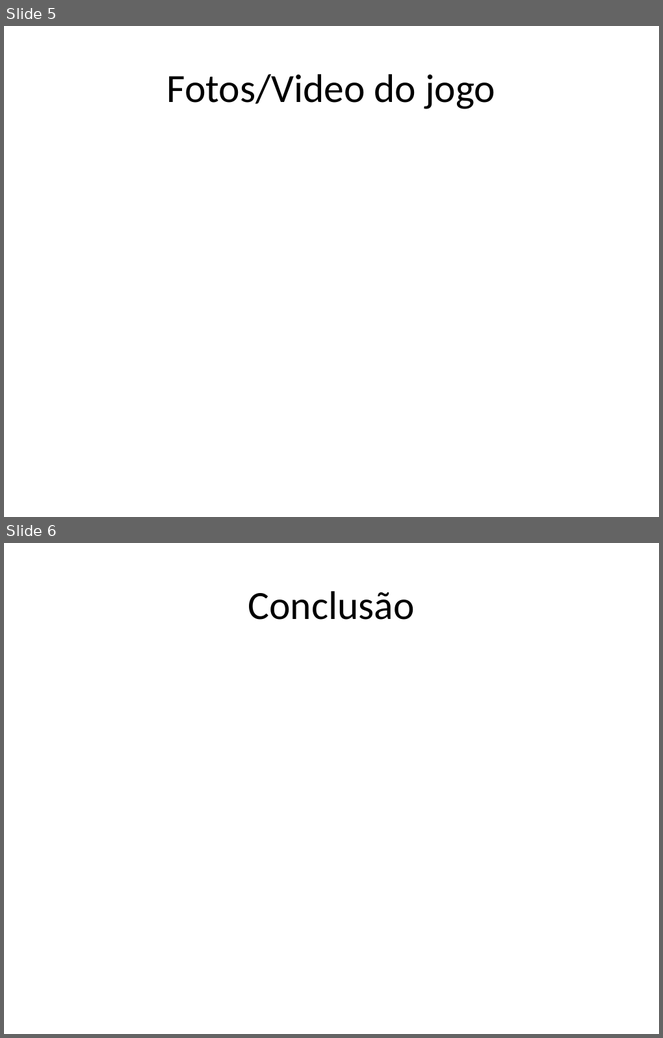
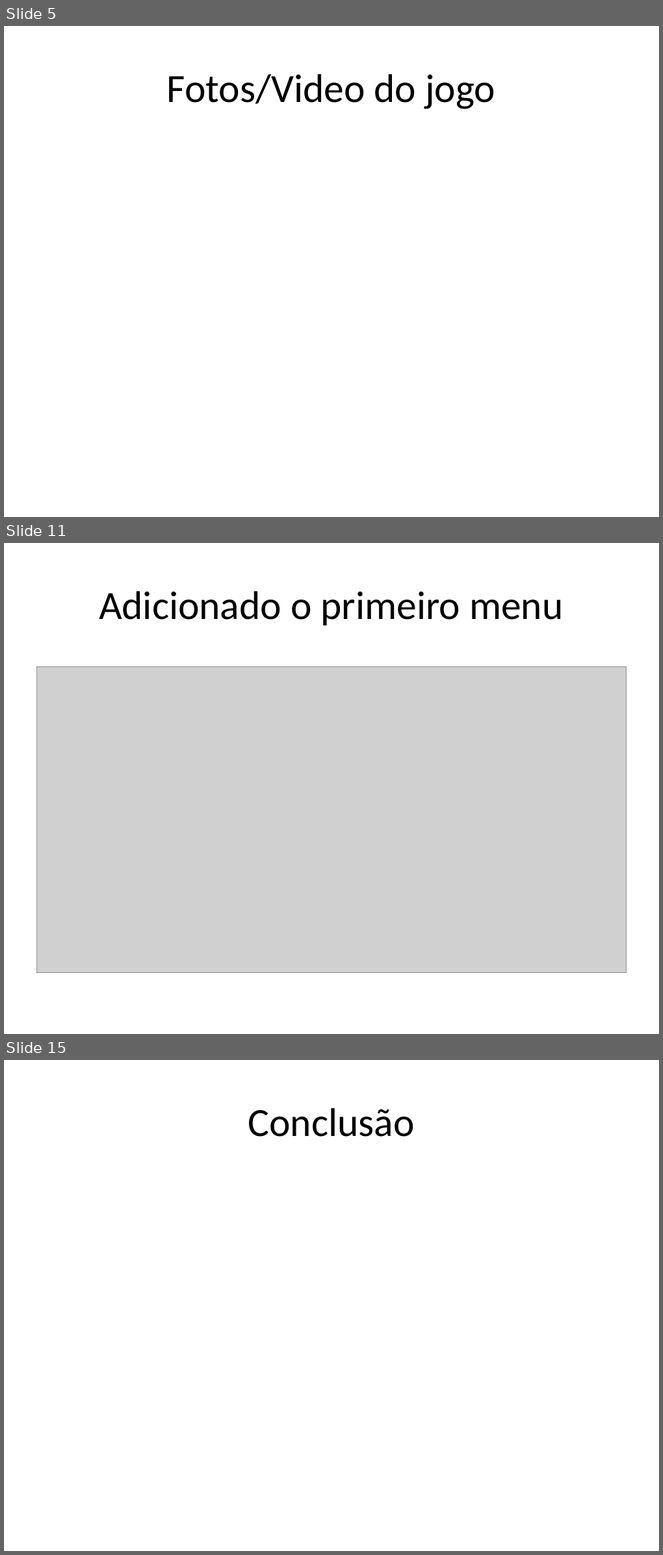
Before and after one commit to pedro-sodre/LemuriaGame, a slide deck: Relatorio/Apresentação.pptx. Shown one above the other, each under a label of ours: slides 5 and 6 before the commit, slides 5, 11 and 15 after it; the slides between them are not shown. The pictures are 663x1038 and 663x1555 pixels, drawn with LibreOffice and Linux fonts; fonts in the diff are those of the drawing; grey boxes stand for pictures. Boxes give left, top, right and bottom in pixels: in the first picture for what was removed or moved away, otherwise in the second. Text is boxed around its words. In the diff, an @@ line names an element or a change of style, - is before the commit and + after.

```diff
--- a/Relatorio/Apresentação.pptx
+++ b/Relatorio/Apresentação.pptx
@@ slide 11 added at (4,543,659,1034), background #FFFFFF @@
@@ title added at (99,591,563,626), 44 pt, text #000000 @@
+Adicionado o primeiro menu
@@ picture added at (36,667,627,973) @@
@@ what was slide 6 is now slide 15 @@
```
Also in this commit, not shown: 1 slide changed, 8 other slides added.
